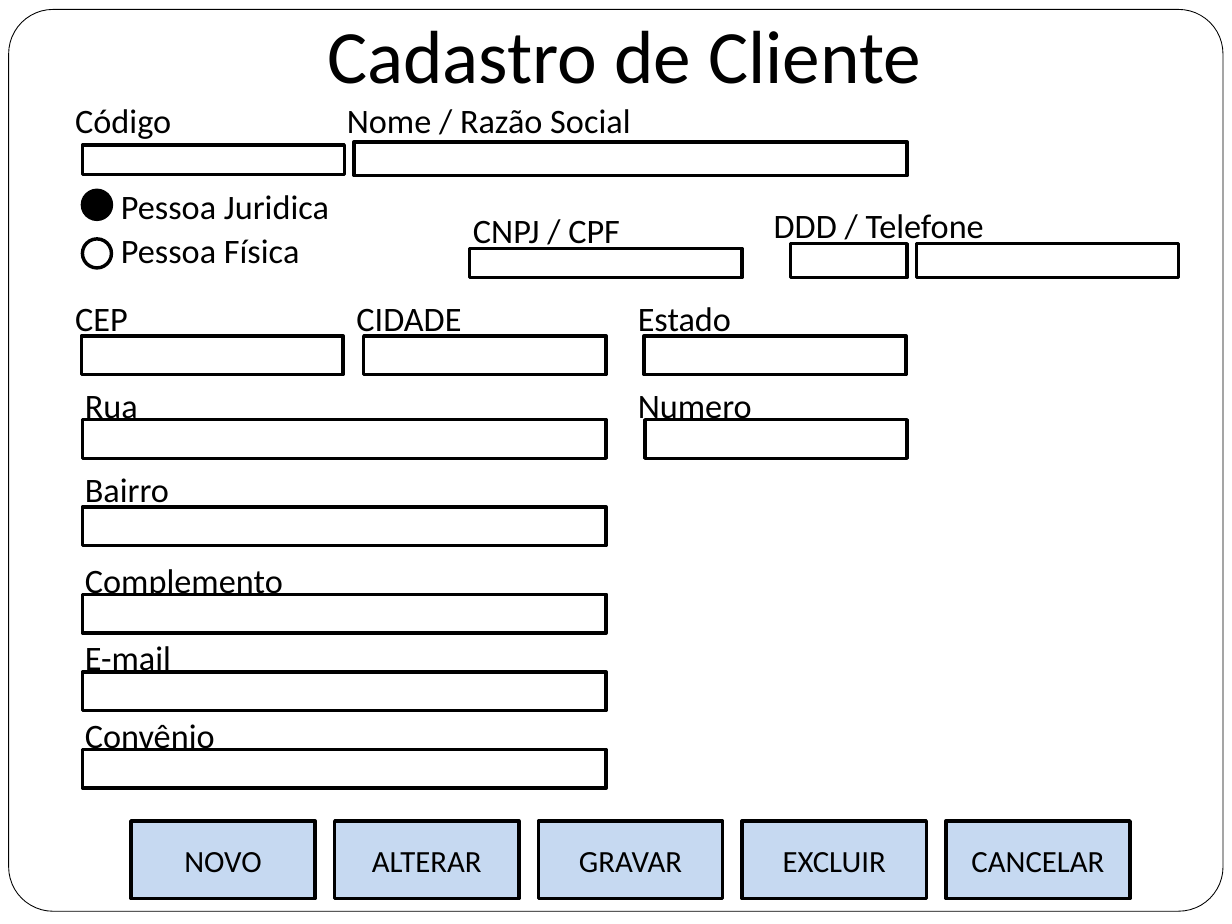
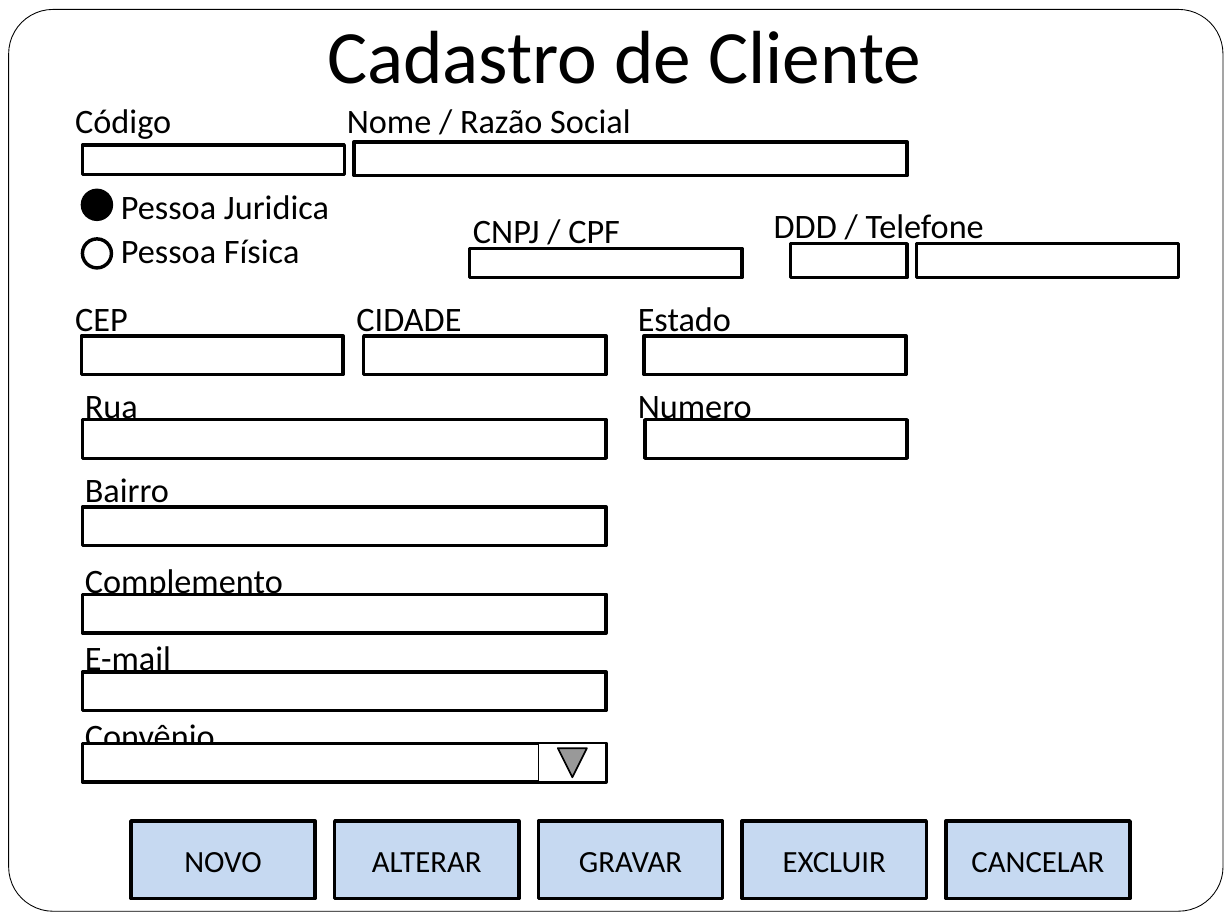
Before and after one commit to flaviochagas/PosGrupo4, a slide deck: slide 5 of Site/site/documentos/prototipos.pptx. Drawn at 1232x924 pixels with LibreOffice and Linux fonts; fonts in the diff are those of the drawing. Boxes give left, top, right and bottom in pixels: in the first picture for what was removed or moved away, otherwise in the second. Text is boxed around its words. In the diff, an @@ line names an element or a change of style, - is before the commit and + after.

```diff
--- a/Site/site/documentos/prototipos.pptx
+++ b/Site/site/documentos/prototipos.pptx
@@ rectangle: place and size @@
-rectangle at box(83, 749, 606, 787)
+rectangle at box(83, 743, 606, 781)
@@ action button forward next added at box(538, 744, 606, 782), fill #FFFFFF, outline #000000 1 pt @@
```
Also in this commit, not shown: 5 other slides changed, 1 slide added, 1 other file.
